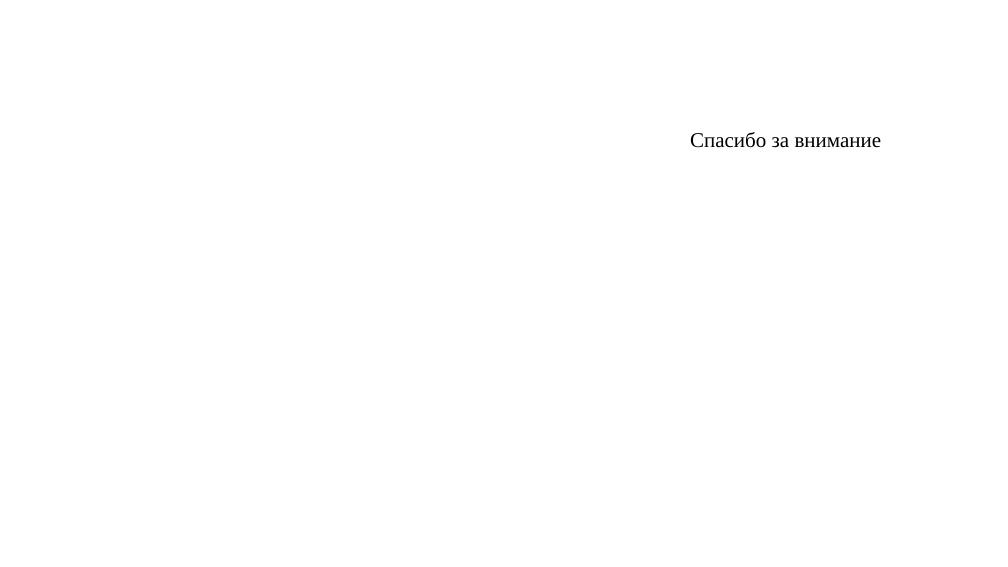
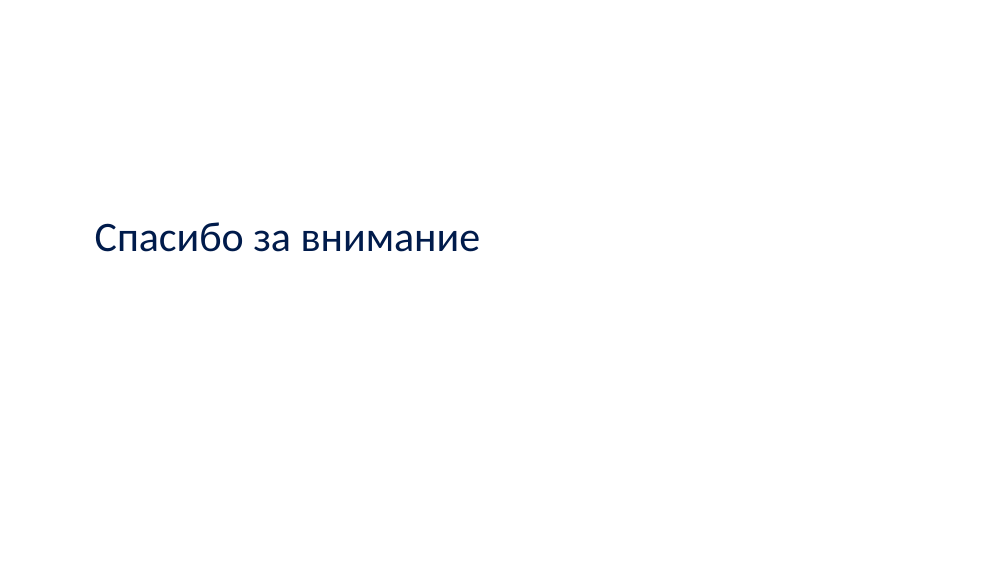
Before and after one commit to saaasssska/helper_by_school, a slide deck: slide 11 of Documentation/project.pptx. Drawn at 1008x567 pixels with LibreOffice and Linux fonts; fonts in the diff are those of the drawing; background and template pictures are left out. Boxes give left, top, right and bottom in pixels: in the first picture for what was removed or moved away, otherwise in the second. Text is boxed around its words. In the diff, an @@ line names an element or a change of style, - is before the commit and + after.

```diff
--- a/Documentation/project.pptx
+++ b/Documentation/project.pptx
@@ text "Спасибо за внимание": place and size @@
-text "Спасибо за внимание" at [690, 132, 882, 148]
+text "Спасибо за внимание" at [95, 222, 481, 252]
@@ text "Спасибо за внимание" at [95, 222, 481, 252]: size 20 to 40 pt, font Times New Roman to Calibri, text colour #000000 to #001B4B @@
```
Also in this commit, not shown: 10 other slides changed.
